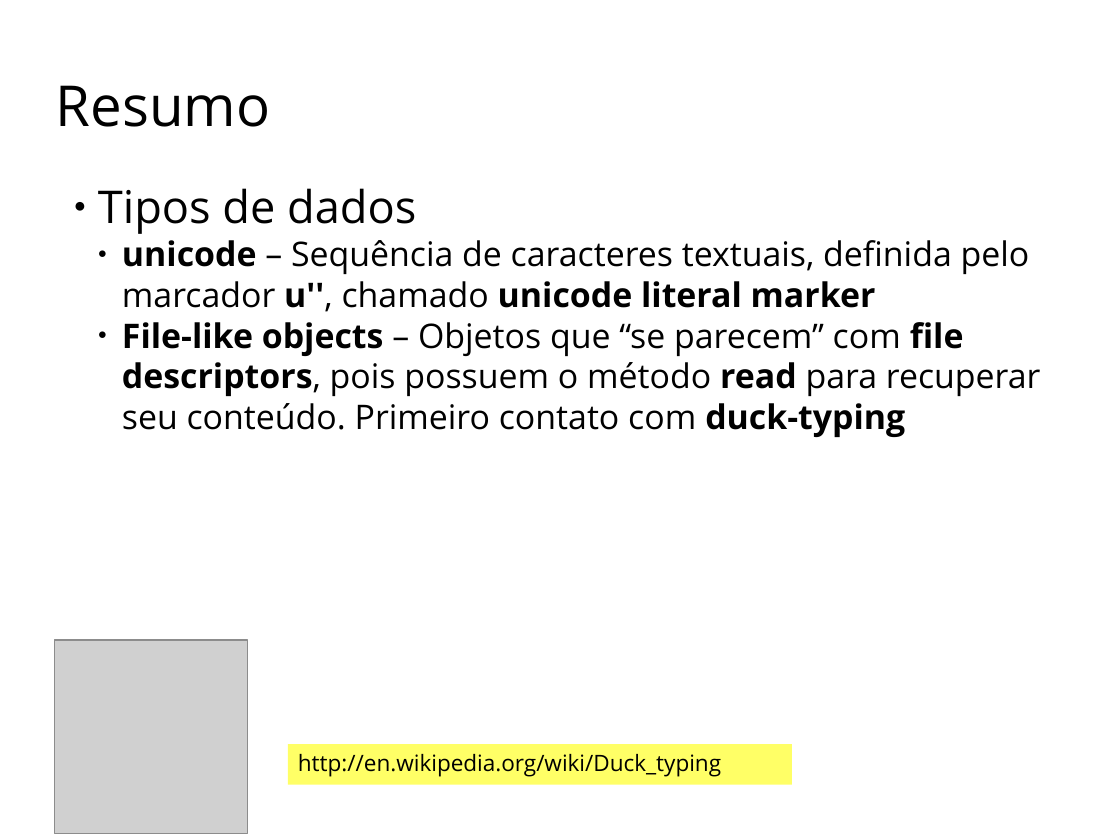
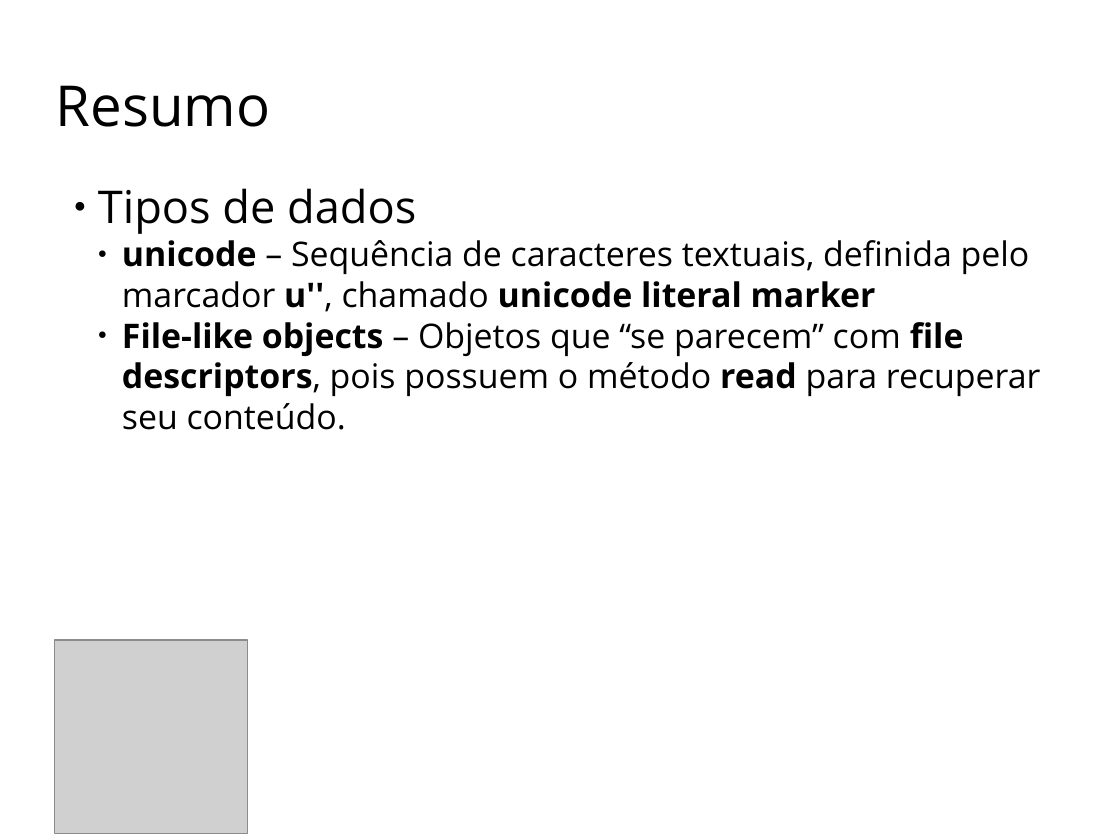
Before and after one commit to scieloorg/cursos, a slide deck: slide 9 of ippnp/scielo-ippnp-aula3.odp (slide 8 before the commit). Drawn at 1120x840 pixels with LibreOffice and Linux fonts; fonts in the diff are those of the drawing; grey boxes stand for pictures. Boxes give left, top, right and bottom in pixels: in the first picture for what was removed or moved away, otherwise in the second. Text is boxed around its words. In the diff, an @@ line names an element or a change of style, - is before the commit and + after.

```diff
--- a/ippnp/scielo-ippnp-aula3.odp
+++ b/ippnp/scielo-ippnp-aula3.odp
@@ text at bbox=[122, 322, 1041, 430]: text changed @@
-  ● File-like objects – Objetos que “se parecem” com file descriptors, pois possuem o método read para recuperar seu conteúdo. Primeiro contato com duck-typing
+  ● File-like objects – Objetos que “se parecem” com file descriptors, pois possuem o método read para recuperar seu conteúdo.
@@ rectangle removed at bbox=[288, 744, 792, 785] @@
-http://en.wikipedia.org/wiki/Duck_typing
```
Also in this commit, not shown: 2 other slides changed, 1 slide added, 2 other files.
